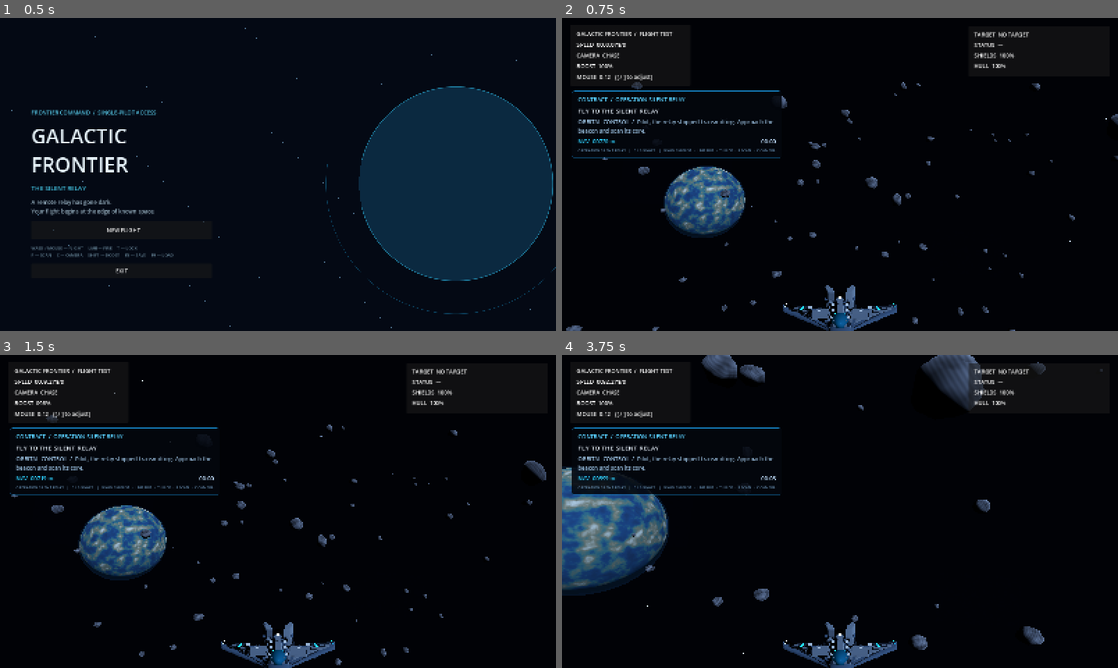
Above: before the commit, frames 1-4 (two rows, left to right).
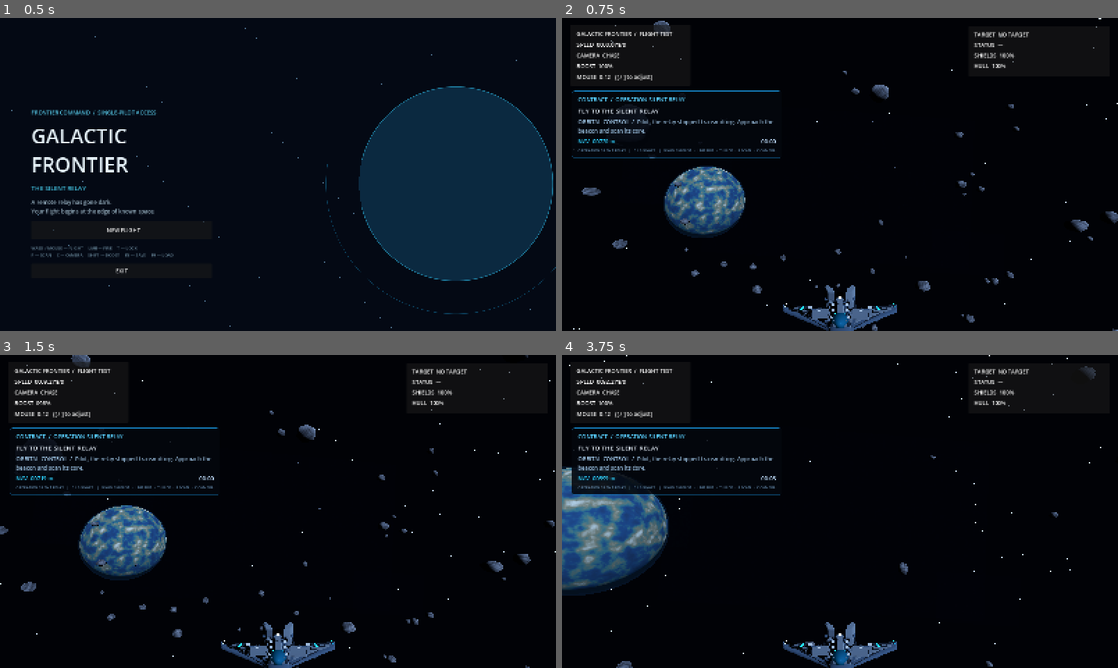
Above: after the commit, the same moments.

Repository: valdissor1990-ui/GALACTIC-FRONTIER
Game: Godot game, scene res://scenes/bootstrap/main.tscn
The game is run twice, just before and just after one commit, with the same random seed, the same clock (stepped at 60 frames per second) and the same inputs.
Inputs (mouse positions are in pixels of both pictures, inside the frame that each line leads up to):
- Up to frame 1 (0.5 s): no input
- Up to frame 2 (0.75 s): click "NEW FLIGHT" at 0.5 s
- Up to frame 3 (1.5 s): tap Enter at 1.25 s; move the mouse to (305, 511) at 1.27 s; hold W (move_forward) from 1.28 s (still down); hold Shift (boost) from 1.28 s (still down)
- Up to frame 4 (3.75 s): keep holding W (move_forward); move the mouse to (812, 511) at 2.02 s; release Shift (boost) at 2.03 s; click (812, 511) at 2.1 s; move the mouse to (851, 505) at 2.77 s; hold Y (target_clear) 2.78-3.53 s; move the mouse to (834, 517) at 3.52 s; tap T (target_lock) at 3.6 s

Frame 1 is identical in both runs. In frame 2, 1.9% of the frame differs, in the area x 0-100%, y 0-100%; in frame 3, 1.9%; in frame 4, 2.6%, in the area x 1-98%, y 0-100%.

Commit message:
Improve star visibility, nebula depth and ship lighting

Diff:
--- a/scripts/environment/space_environment.gd
+++ b/scripts/environment/space_environment.gd
@@ -2,7 +2,7 @@
 ## Deterministic, lightweight space backdrop for the first visual flight slice.
 ## Uses generated geometry and textures only; no network or third-party assets.
 
-@export_range(300, 2400, 100) var star_count: int = 1200
+@export_range(300, 3000, 100) var star_count: int = 1800
 @export_range(40, 220, 10) var asteroid_count: int = 120
 
 var _rng := RandomNumberGenerator.new()
@@ -40,8 +40,8 @@
 	sky.sky_material = sky_material
 	environment.sky = sky
 	environment.ambient_light_source = Environment.AMBIENT_SOURCE_COLOR
-	environment.ambient_light_color = Color(0.22, 0.31, 0.52)
-	environment.ambient_light_energy = 0.38
+	environment.ambient_light_color = Color(0.30, 0.39, 0.62)
+	environment.ambient_light_energy = 0.48
 	environment.tonemap_mode = Environment.TONE_MAPPER_FILMIC
 	environment.glow_enabled = true
 	environment.glow_intensity = 0.55
@@ -62,15 +62,15 @@
 	key_light.name = "StellarKeyLight"
 	key_light.rotation_degrees = Vector3(-24.0, 32.0, 0.0)
 	key_light.light_color = Color(0.72, 0.82, 1.0)
-	key_light.light_energy = 1.35
+	key_light.light_energy = 1.5
 	key_light.shadow_enabled = true
 	add_child(key_light)
 
 
 func _build_starfield() -> void:
 	var star_mesh := SphereMesh.new()
-	star_mesh.radius = 0.22
-	star_mesh.height = 0.44
+	star_mesh.radius = 0.38
+	star_mesh.height = 0.76
 	star_mesh.radial_segments = 6
 	star_mesh.rings = 4
 
@@ -85,8 +85,8 @@
 	_starfield = _make_multimesh("Starfield", star_mesh, star_count)
 	for index in range(star_count):
 		var direction := _random_unit_vector()
-		var distance := _rng.randf_range(760.0, 1120.0)
-		var size := _rng.randf_range(0.55, 2.1)
+		var distance := _rng.randf_range(520.0, 940.0)
+		var size := _rng.randf_range(0.85, 2.7)
 		var transform := Transform3D(Basis.from_scale(Vector3.ONE * size), direction * distance)
 		_starfield.multimesh.set_instance_transform(index, transform)
 	add_child(_starfield)
@@ -97,14 +97,21 @@
 		"AzureNebula",
 		Vector3(-420.0, 120.0, -600.0),
 		Vector2(280.0, 160.0),
-		Color(0.12, 0.24, 0.62, 0.14),
+		Color(0.12, 0.24, 0.62, 0.34),
 		1138
+	)
+	_add_nebula(
+		"CentralAzureNebula",
+		Vector3(0.0, 105.0, -680.0),
+		Vector2(760.0, 430.0),
+		Color(0.10, 0.20, 0.48, 0.34),
+		4197
 	)
 	_add_nebula(
 		"VioletNebula",
 		Vector3(420.0, -100.0, -820.0),
 		Vector2(240.0, 138.0),
-		Color(0.35, 0.12, 0.58, 0.12),
+		Color(0.35, 0.12, 0.58, 0.30),
 		8821
 	)
 
@@ -143,7 +150,7 @@
 	float cloud = broad * 0.72 + detail * 0.28;
 	float filaments = smoothstep(0.43, 0.79, cloud);
 	float wisps = smoothstep(0.55, 0.86, detail) * 0.22;
-	float alpha = clamp((filaments * 0.62 + wisps * 0.38) * nebula_tint.a * 0.18, 0.0, 0.025);
+	float alpha = clamp((filaments * 0.62 + wisps * 0.38) * nebula_tint.a * 0.30, 0.0, 0.085);
 	ALBEDO = nebula_tint.rgb;
 	EMISSION = nebula_tint.rgb * (0.02 + filaments * 0.055);
 	ALPHA = alpha;
